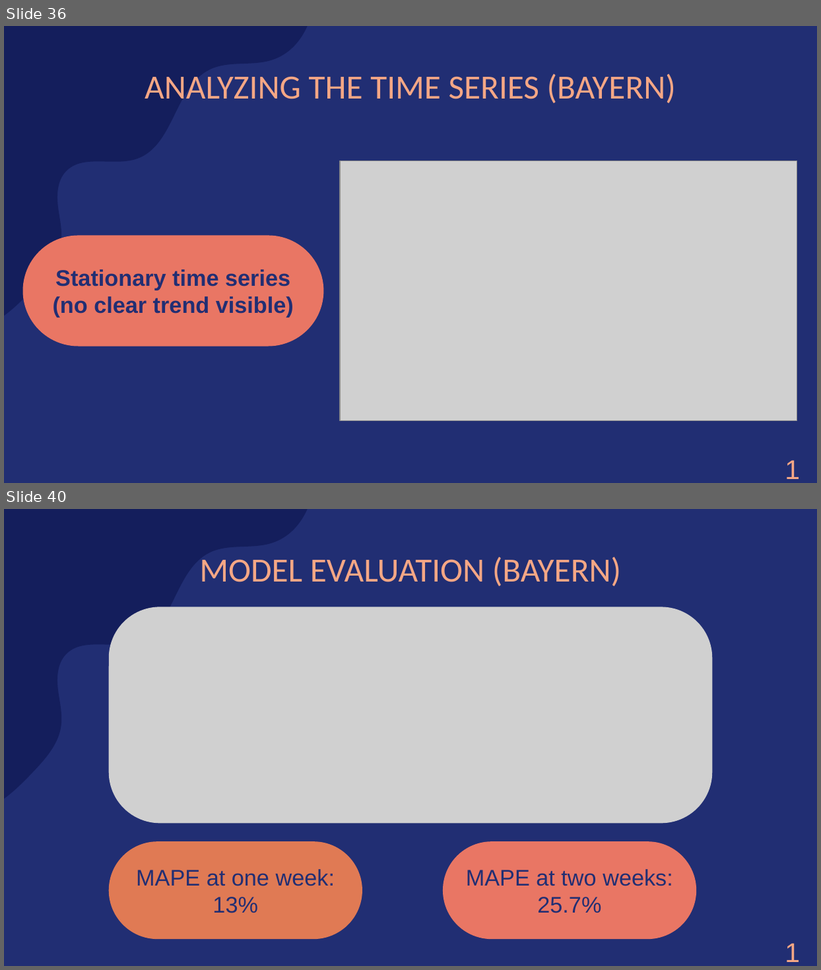
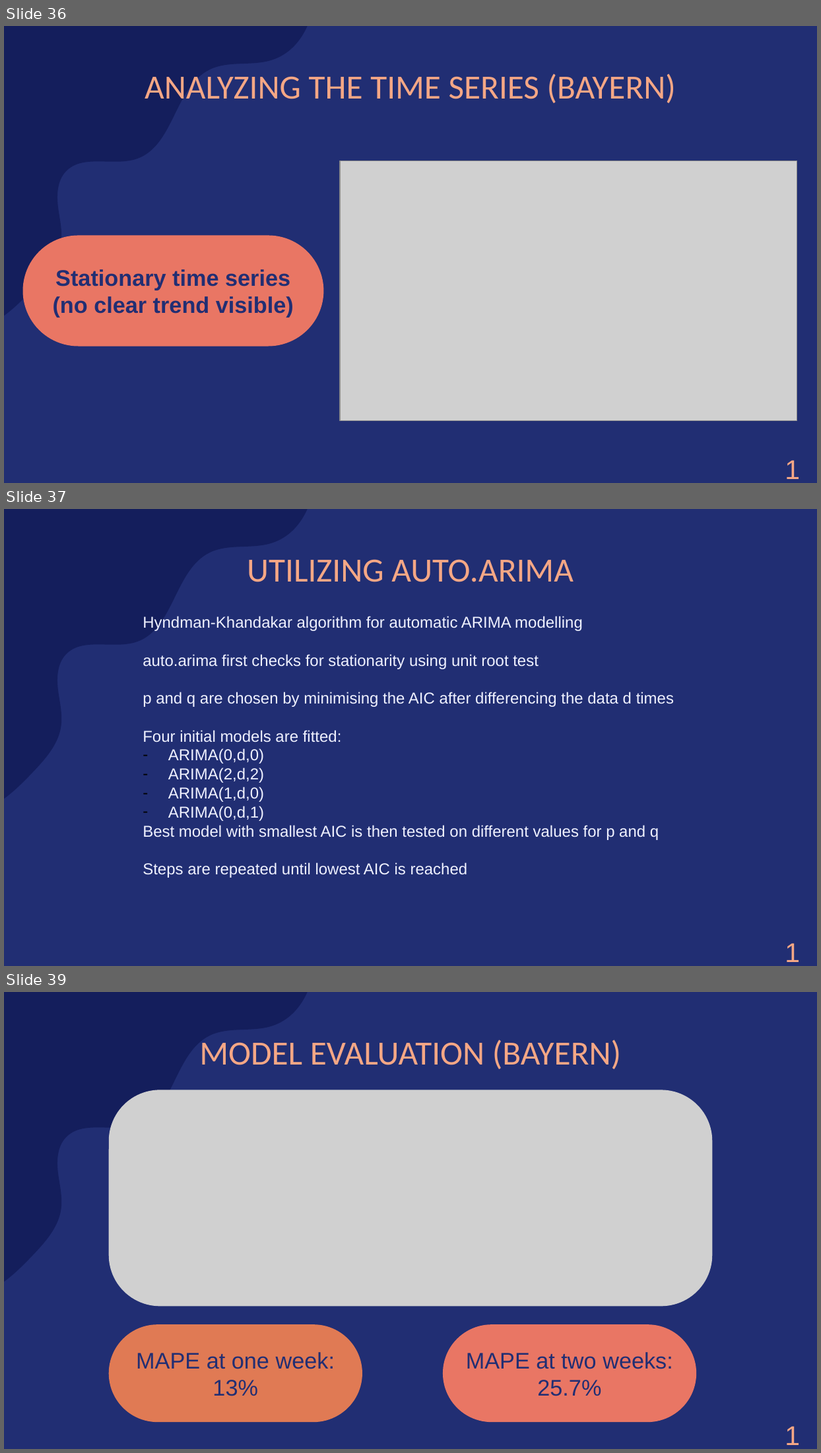
Before and after one commit to amarquard089/Covid19-Hospitalisierungsrate, a slide deck: Praesentation/COVID-19 Hospitalisierungsrate.pptx. Shown one above the other, each under a label of ours: slides 36 and 40 before the commit, slides 36, 37 and 39 after it; the slides between them are not shown. The pictures are 821x970 and 821x1453 pixels, drawn with LibreOffice and Linux fonts; fonts in the diff are those of the drawing; grey boxes stand for pictures. Boxes give left, top, right and bottom in pixels: in the first picture for what was removed or moved away, otherwise in the second. Text is boxed around its words. In the diff, an @@ line names an element or a change of style, - is before the commit and + after.

```diff
--- a/Praesentation/COVID-19 Hospitalisierungsrate.pptx
+++ b/Praesentation/COVID-19 Hospitalisierungsrate.pptx
@@ slide 37 added at [4, 509, 817, 966], background #212E73; not listed: 1 template element that a slide beside it also shows @@
@@ title added at [247, 559, 574, 582], 30 pt, text #F5A785 @@
+UTILIZING AUTO.ARIMA
@@ text added at [143, 616, 674, 878], 14 pt, text #EFF1FF @@
+Hyndman-Khandakar algorithm for automatic ARIMA modelling
+auto.arima first checks for stationarity using unit root test
+p and q are chosen by minimising the AIC after differencing the data d times
+Four initial models are fitted:
+– ARIMA(0,d,0)
+– ARIMA(2,d,2)
+– ARIMA(1,d,0)
+– ARIMA(0,d,1)
+Best model with smallest AIC is then tested on different values for p and q
+Steps are repeated until lowest AIC is reached
@@ text added at [778, 932, 817, 966], 24 pt, text #F5A785 @@
+15
@@ what was slide 40 is now slide 39 @@
```
Also in this commit, not shown: 9 slides changed, 1 other slide added, 2 slides removed.
